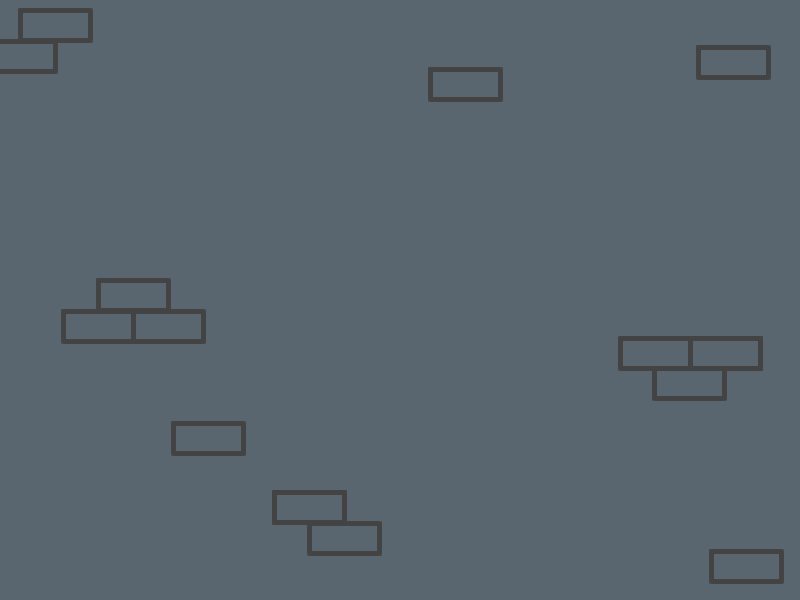
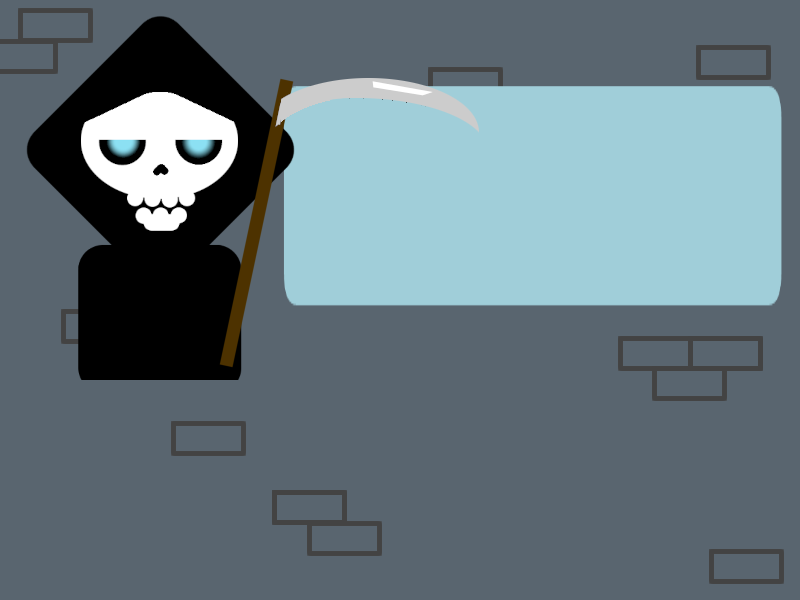
Layers edited between the first and the second 800x600 image:
showed "scythe" over [219, 78, 479, 368]
showed "DeathSmall.png" over [26, 15, 295, 380]
added layer "speechBackground.png" above "bricks" over [283, 86, 782, 306]
